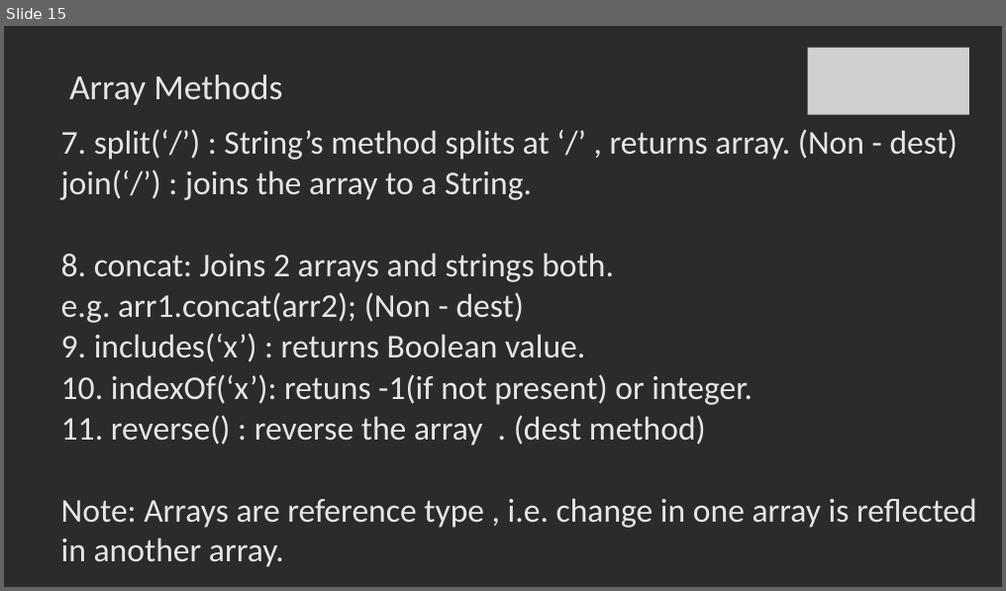
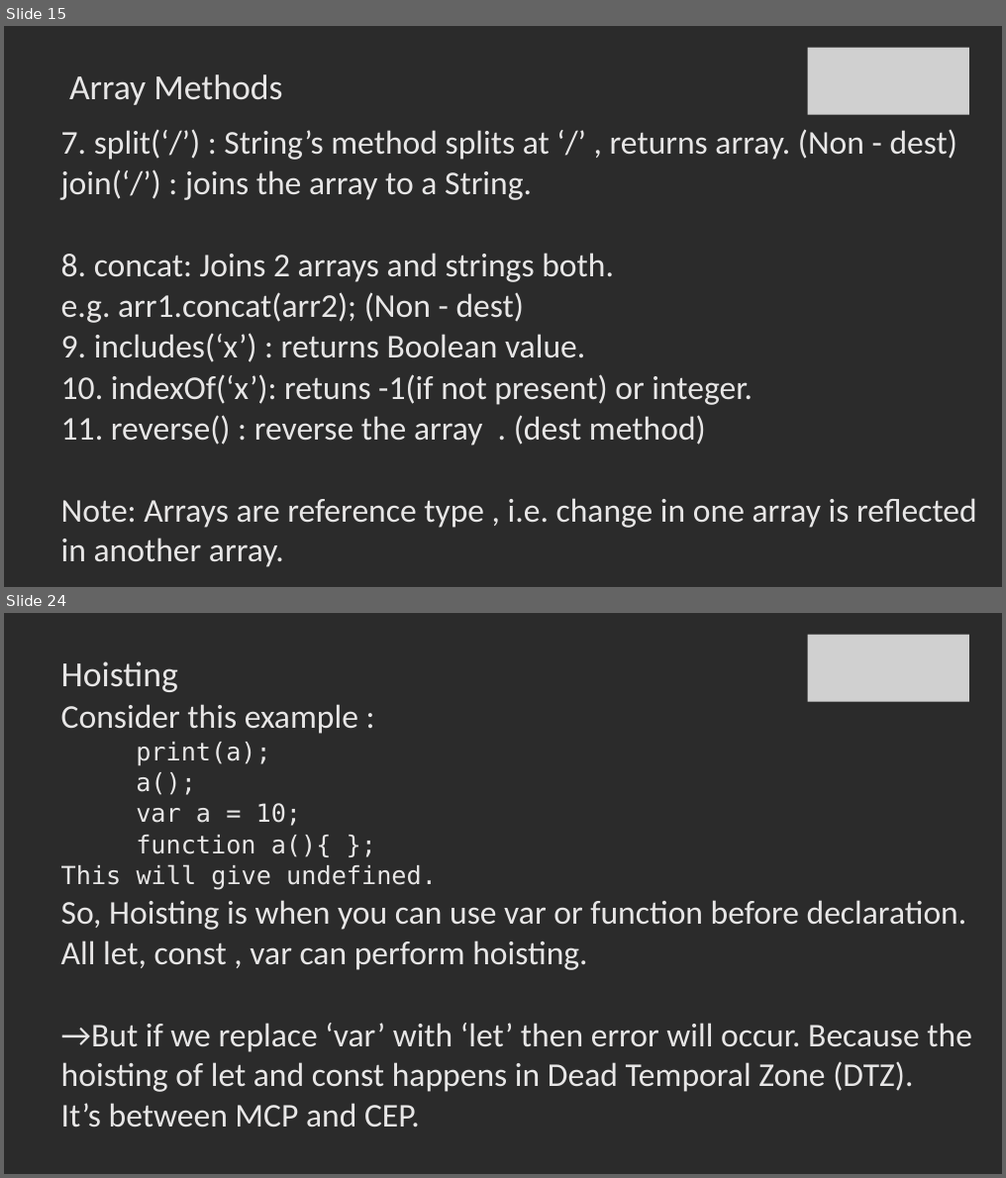
Before and after one commit to SachinBarpanda/WebDevGla, a slide deck: JS.pptx. Shown one above the other, each under a label of ours: slide 15 before the commit, slides 15 and 24 after it; the slides between them are not shown. The pictures are 1006x591 and 1006x1178 pixels, drawn with LibreOffice and Linux fonts; fonts in the diff are those of the drawing; grey boxes stand for pictures; background and template pictures are left out; a plain dark background stands for a picture behind light text. Boxes give left, top, right and bottom in pixels: in the first picture for what was removed or moved away, otherwise in the second. Text is boxed around its words. In the diff, an @@ line names an element or a change of style, - is before the commit and + after.

```diff
--- a/JS.pptx
+++ b/JS.pptx
@@ slide 24 added at (x1=4, y1=613, x2=1002, y2=1174), background picture (left out) @@
@@ picture added at (x1=807, y1=635, x2=969, y2=702) @@
@@ title added at (x1=61, y1=662, x2=178, y2=692), 34 pt, text #E7E6E6 @@
+Hoisting
@@ text added at (x1=61, y1=704, x2=972, y2=1128), 32 pt, text #E7E6E6 @@
+Consider this example :
+print(a);
+a();
+var a = 10;
+function a(){ };
+This will give undefined.
+So, Hoisting is when you can use var or function before declaration.
+All let, const , var can perform hoisting.
+→But if we replace ‘var’ with ‘let’ then error will occur. Because the hoisting of let and const happens in Dead Temporal Zone (DTZ).
+It’s between MCP and CEP.
```
Also in this commit, not shown: 12 other slides added, 43 other files.
